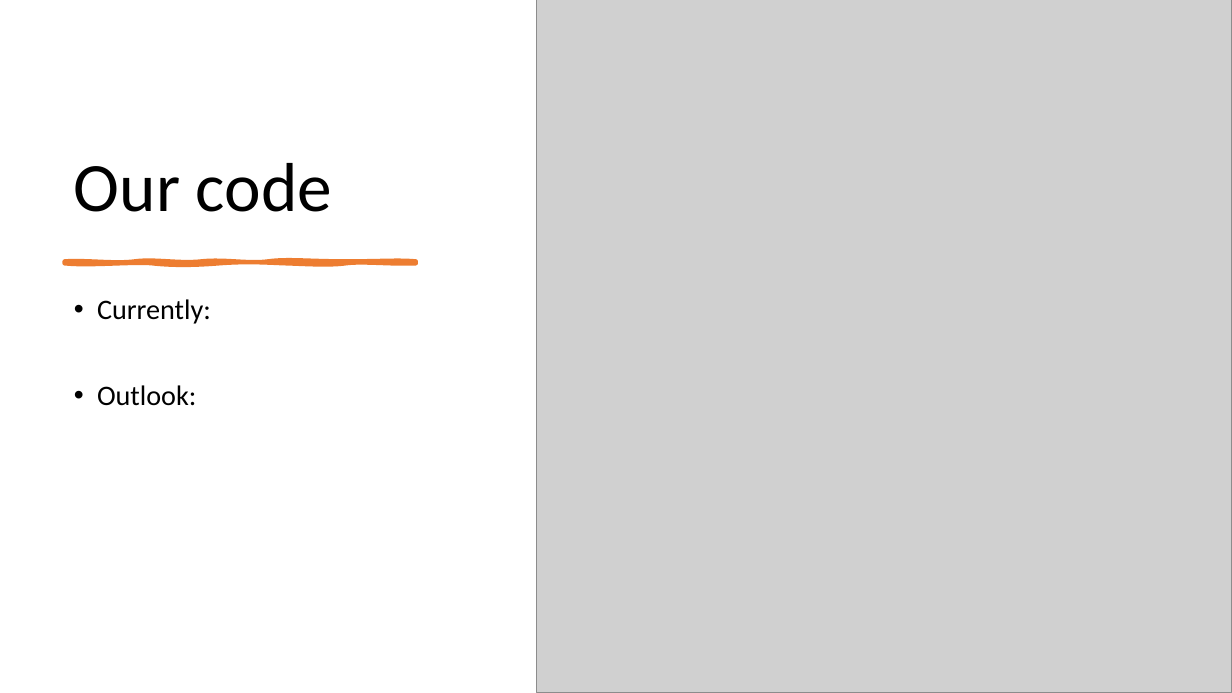
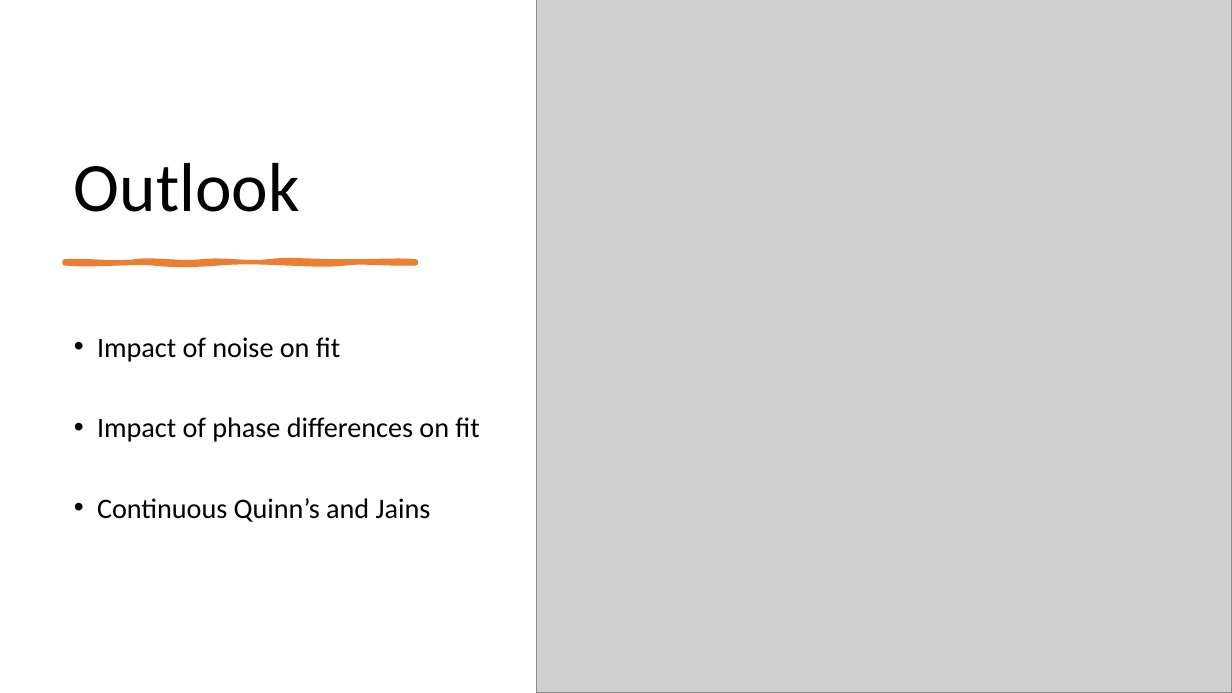
Before and after one commit to Sibeng32/Saban-Caliskan-Fourier-Analysis, a slide deck: slide 9 of Verbeterde Powerpoint Fourier Analysis 2.pptx. Drawn at 1232x693 pixels with LibreOffice and Linux fonts; fonts in the diff are those of the drawing; grey boxes stand for pictures. Boxes give left, top, right and bottom in pixels: in the first picture for what was removed or moved away, otherwise in the second. Text is boxed around its words. In the diff, an @@ line names an element or a change of style, - is before the commit and + after.

```diff
--- a/Verbeterde Powerpoint Fourier Analysis 2.pptx
+++ b/Verbeterde Powerpoint Fourier Analysis 2.pptx
@@ title at (74,163,300,212): text changed @@
-Our code
+Outlook
@@ text at (97,337,479,522): text changed @@
-• Currently:
-• Outlook:
+• Impact of noise on fit
+• Impact of phase differences on fit
+• Continuous Quinn’s and Jains
```
Also in this commit, not shown: 5 other slides changed.
